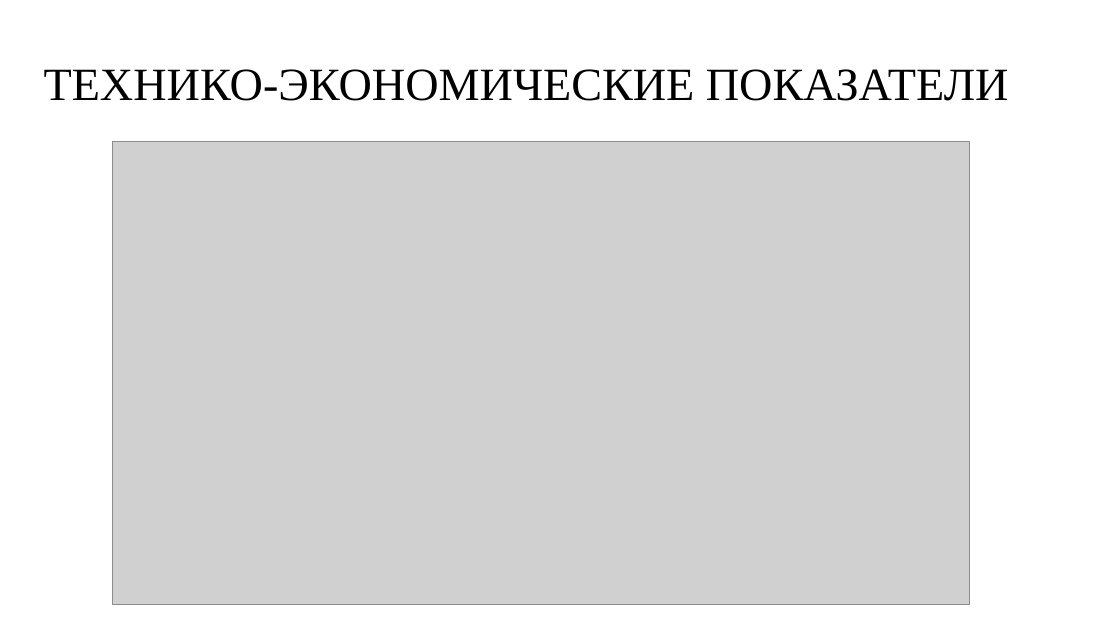
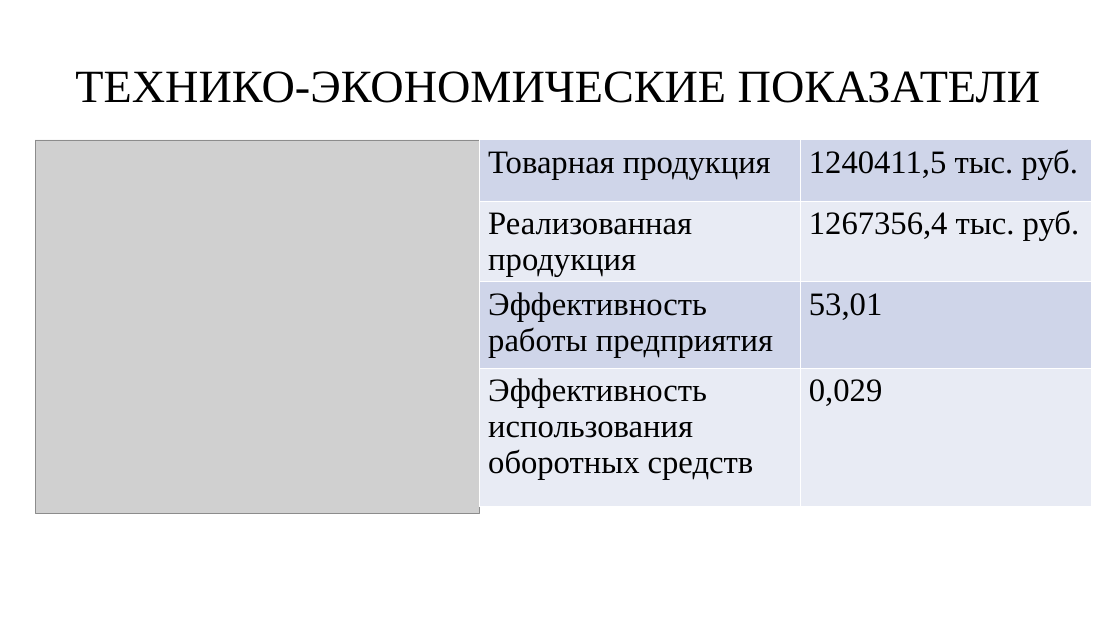
Before and after one commit to David2261/Scheme_Automation, a slide deck: slide 8 of 2023/Диплом/Булат Насыров/Презентация Булат.pptx. Drawn at 1120x630 pixels with LibreOffice and Linux fonts; fonts in the diff are those of the drawing; grey boxes stand for pictures; background and template pictures are left out. Boxes give left, top, right and bottom in pixels: in the first picture for what was removed or moved away, otherwise in the second. Text is boxed around its words. In the diff, an @@ line names an element or a change of style, - is before the commit and + after.

Commit message:
Update my presentation

```diff
--- a/2023/Диплом/Булат Насыров/Презентация Булат.pptx
+++ b/2023/Диплом/Булат Насыров/Презентация Булат.pptx
@@ title "ТЕХНИКО-ЭКОНОМИЧЕСКИЕ ПОКАЗАТЕЛИ": place and size @@
-title "ТЕХНИКО-ЭКОНОМИЧЕСКИЕ ПОКАЗАТЕЛИ" at box(44, 69, 1009, 101)
+title "ТЕХНИКО-ЭКОНОМИЧЕСКИЕ ПОКАЗАТЕЛИ" at box(75, 71, 1041, 103)
@@ picture: place and size @@
-picture at box(113, 141, 970, 605)
+picture at box(35, 140, 480, 513)
@@ table added at box(480, 140, 1092, 513), 4 rows, 2 columns @@
+Товарная продукция | 1240411,5 тыс. руб.
+Реализованная продукция | 1267356,4 тыс. руб.
+Эффективность работы предприятия | 53,01
+Эффективность использования оборотных средств | 0,029
```
Also in this commit, not shown: 1 other slide changed.
